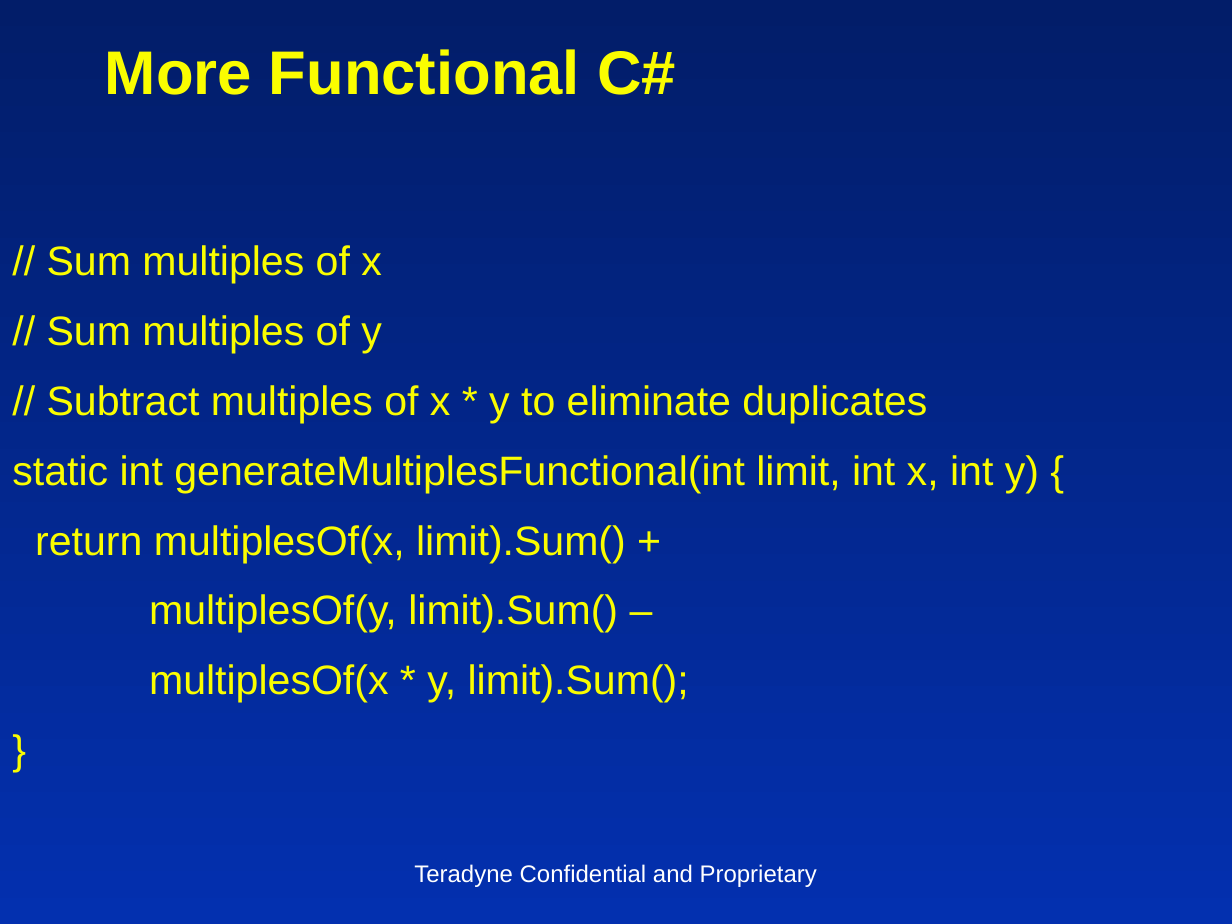
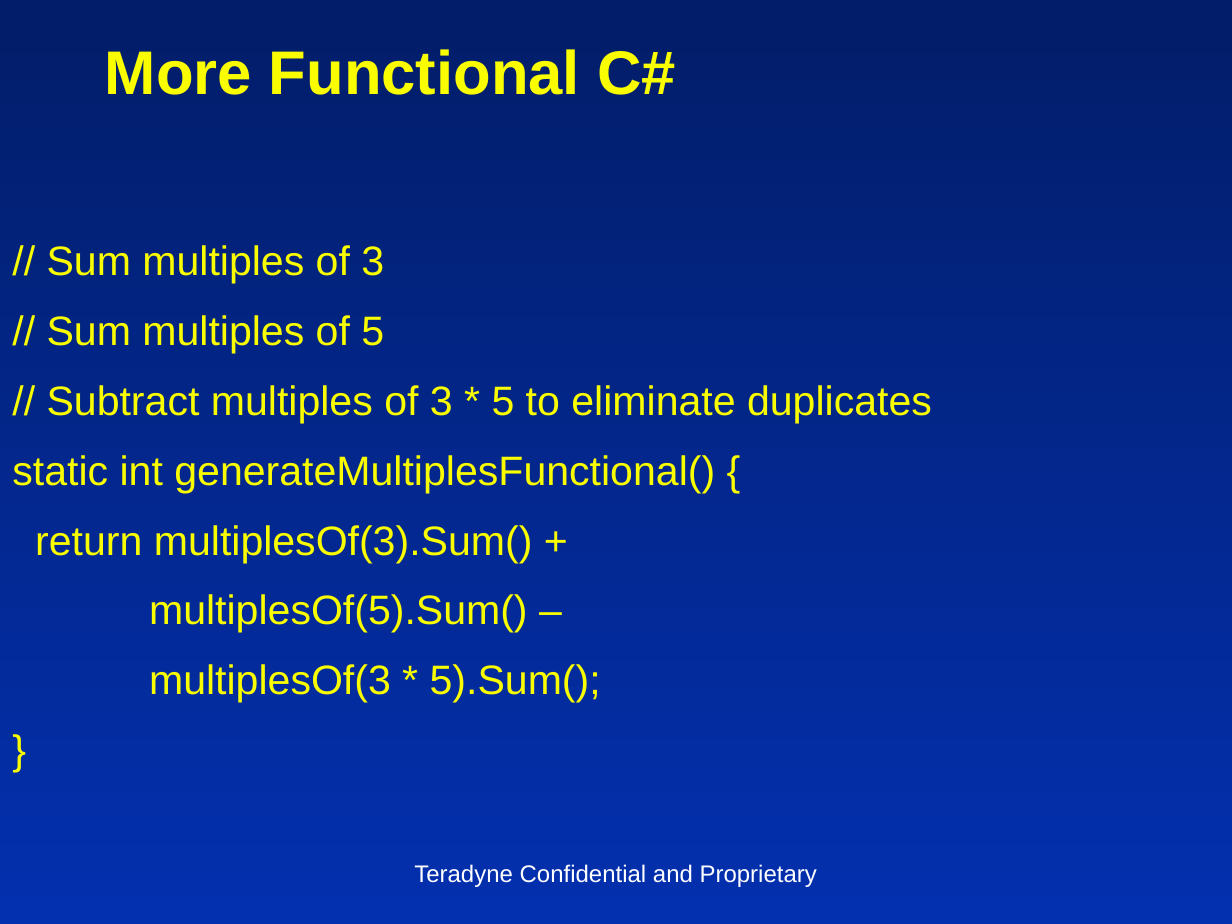
Before and after one commit to insideoutclub/Euler, a slide deck: slide 19 of FiveEasyPieces1.pptx (slide 20 before the commit). Drawn at 1232x924 pixels with LibreOffice and Linux fonts; fonts in the diff are those of the drawing. Boxes give left, top, right and bottom in pixels: in the first picture for what was removed or moved away, otherwise in the second. Text is boxed around its words. In the diff, an @@ line names an element or a change of style, - is before the commit and + after.

```diff
--- a/FiveEasyPieces1.pptx
+++ b/FiveEasyPieces1.pptx
@@ text at (x1=12, y1=245, x2=932, y2=702): text changed @@
-// Sum multiples of x
-// Sum multiples of y
-// Subtract multiples of x * y to eliminate duplicates
-static int generateMultiplesFunctional(int limit, int x, int y) {
-return multiplesOf(x, limit).Sum() +
-multiplesOf(y, limit).Sum() –
-multiplesOf(x * y, limit).Sum();
+// Sum multiples of 3
+// Sum multiples of 5
+// Subtract multiples of 3 * 5 to eliminate duplicates
+static int generateMultiplesFunctional() {
+return multiplesOf(3).Sum() +
+multiplesOf(5).Sum() –
+multiplesOf(3 * 5).Sum();
```
Also in this commit, not shown: 17 other slides changed, 1 slide removed, 2 other files.
